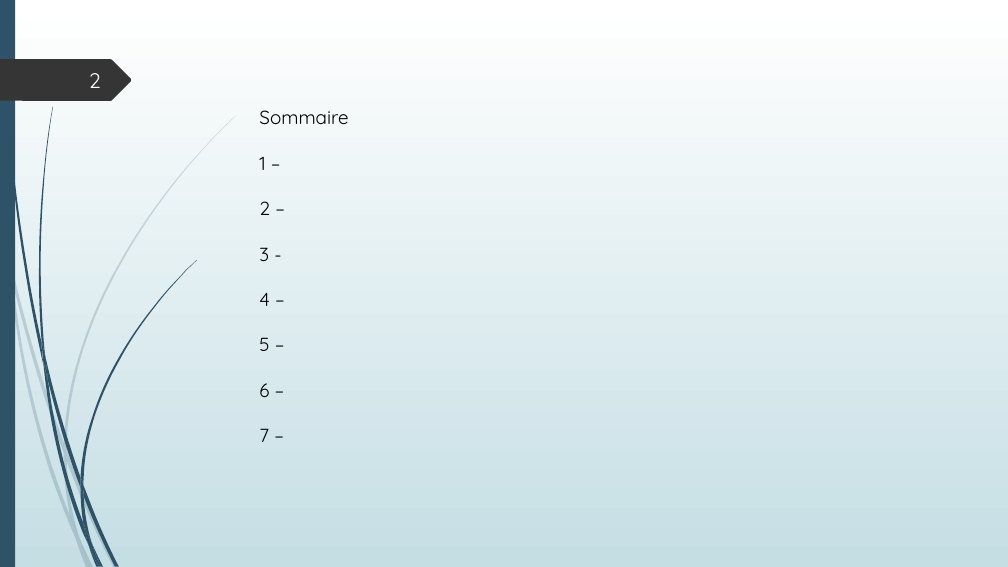
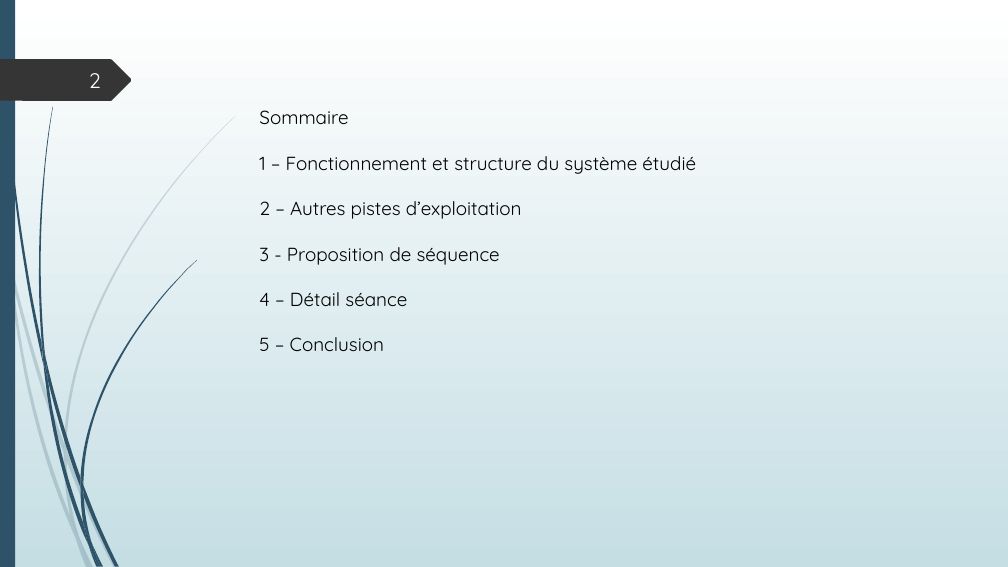
Before and after one commit to SdeuxiModeles/Modeles, a slide deck: slide 2 of N1.pptx. Drawn at 1008x567 pixels with LibreOffice and Linux fonts; fonts in the diff are those of the drawing. Boxes give left, top, right and bottom in pixels: in the first picture for what was removed or moved away, otherwise in the second. Text is boxed around its words. In the diff, an @@ line names an element or a change of style, - is before the commit and + after.

```diff
--- a/N1.pptx
+++ b/N1.pptx
@@ text at (259, 156, 696, 351): text changed @@
-1 –
-2 –
-3 -
-4 –
-5 –
-6 –
-7 –
+1 – Fonctionnement et structure du système étudié
+2 – Autres pistes d’exploitation
+3 - Proposition de séquence
+4 – Détail séance
+5 – Conclusion
```
Also in this commit, not shown: 24 slides added, 7 slides removed.
